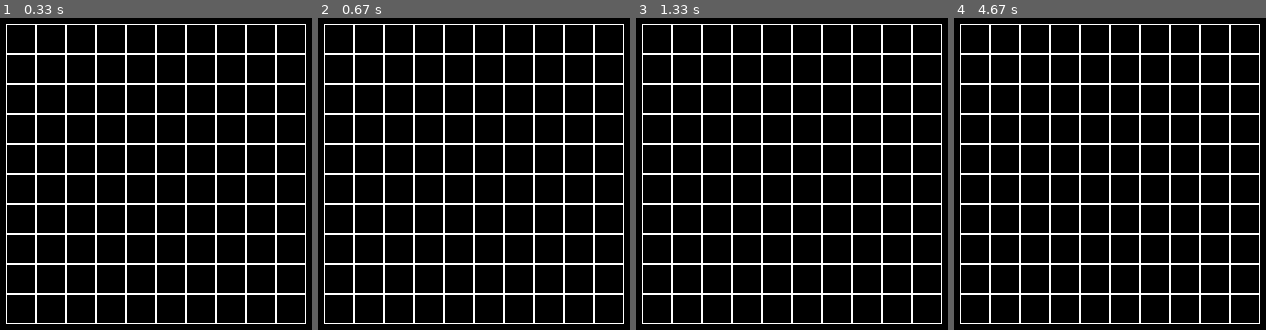
Above: before the commit, frames 1-4 (left to right).
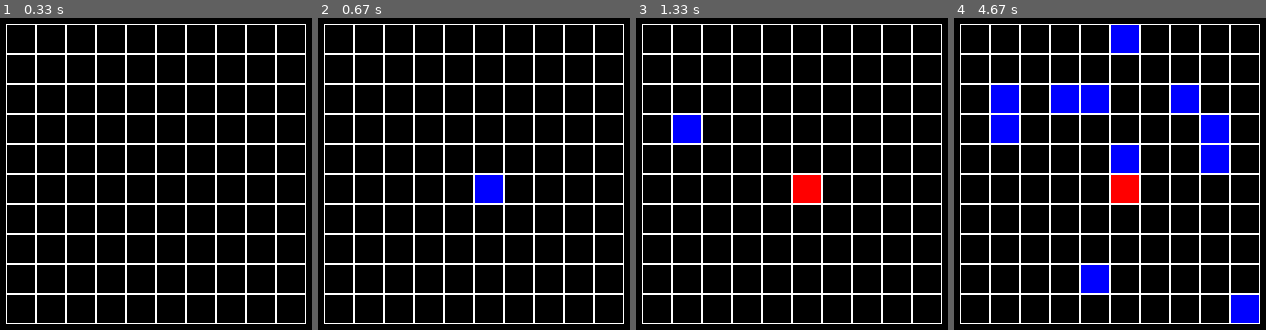
Above: after the commit, the same moments.

Repository: nikniksham/Moscow_Shamkov
Game: pygame game, started from pygame_part_3.py
Two runs of this game, one before a commit and one after it. Both use one fixed random seed, a clock stepped at 60 frames per second and the inputs below.
Inputs (mouse positions are in pixels of both pictures, inside the frame that each line leads up to):
- Up to frame 1 (0.33 s): no input
- Up to frame 2 (0.67 s): click (474, 174) at 0.38 s
- Up to frame 3 (1.33 s): click (795, 195) at 0.72 s; click (679, 120) at 1.05 s
- Up to frame 4 (4.67 s): click (1241, 301) at 1.38 s; click (1116, 52) at 1.72 s; click (1094, 267) at 2.05 s; click (1097, 111) at 2.38 s; click (1060, 99) at 2.72 s; click (1203, 142) at 3.05 s; click (1222, 164) at 3.38 s; click (1184, 111) at 3.72 s; click (1003, 105) at 4.05 s; click (1125, 158) at 4.38 s

Frame 1 is identical in both runs. In frame 2, 0.8% of the frame differs, in the area x 50-60%, y 50-60%; in frame 3, 1.6%; in frame 4, 9.7%, in the area x 11-98%, y 2-98%.

Commit message:
pygame_3 задача 4

Diff:
--- a/pygame_part_3.py
+++ b/pygame_part_3.py
@@ -6,7 +6,7 @@
     def __init__(self, width, height):
         self.width = width
         self.height = height
-        self.board = [[1] * width for _ in range(height)]
+        self.board = [[0] * width for _ in range(height)]
         # значения по умолчанию
         self.left = 30
         self.top = 30
@@ -21,9 +21,17 @@
     def render(self):
         for i in range(len(self.board[0])):
             for j in range(len(self.board)):
-                c = self.board[j][i]
+                color = self.board[j][i]
+                c, col = 1, (255, 255, 255)
+                if color == 1:
+                    c, col = 0, (0, 0, 255)
+                if color == 2:
+                    c, col = 0, (255, 0, 0)
+
+                pygame.draw.rect(screen, col, (self.left + i * self.cell_size,
+                                 self.top + j * self.cell_size, self.cell_size, self.cell_size), c)
                 pygame.draw.rect(screen, (255, 255, 255), (self.left + i * self.cell_size,
-                                 self.top + j * self.cell_size, self.cell_size, self.cell_size), c)
+                                 self.top + j * self.cell_size, self.cell_size, self.cell_size), 1)
 
     def get_cell(self, mouse):
         if self.left <= mouse[0] <= self.left + self.cell_size * len(self.board[0]) \
@@ -39,13 +47,13 @@
             self.on_click(cell)
 
     def switch_color(self, x, y):
-        if self.board[y][x] == 1:
+        if self.board[y][x] < 2:
+            self.board[y][x] += 1
+        else:
             self.board[y][x] = 0
-        else:
-            self.board[y][x] = 1
 
     def on_click(self, xy):
-        print(xy)
+        self.switch_color(xy[0], xy[1])
 
 
 board = Board(10, 10)
